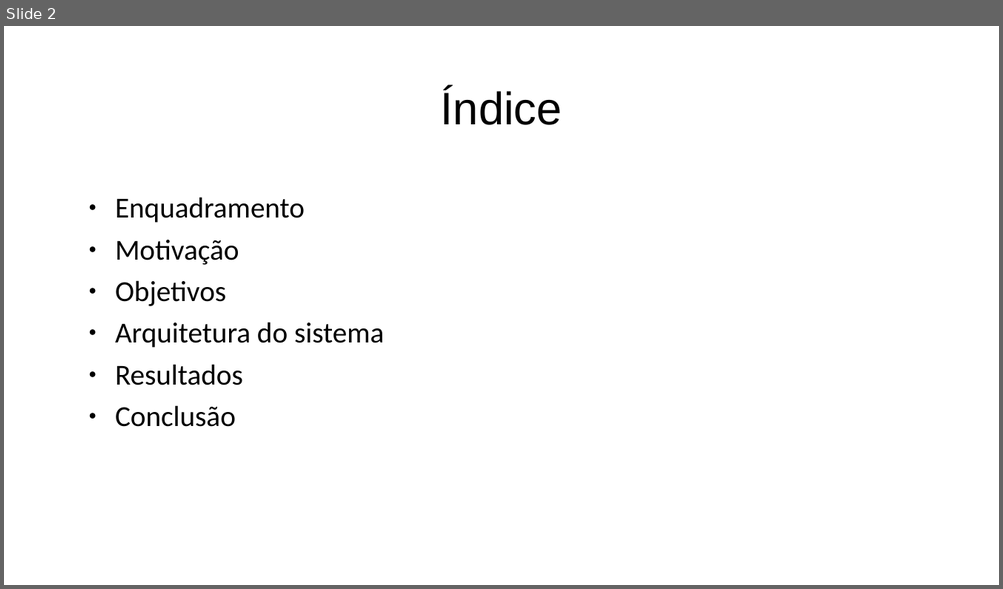
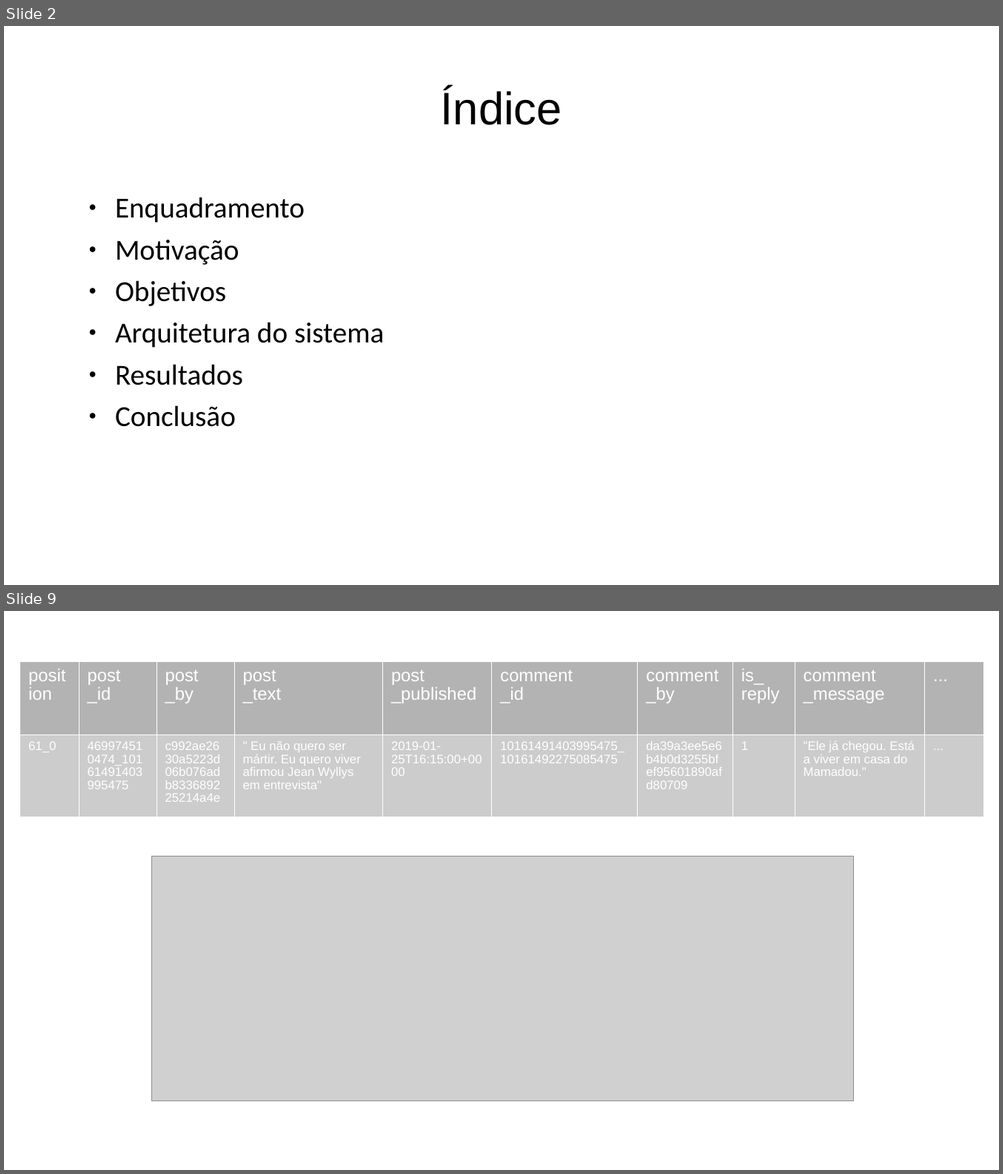
Before and after one commit to BrunoCarvalho017/LEI, a slide deck: Apresentacao/apr1.pptx. Shown one above the other, each under a label of ours: slide 2 before the commit, slides 2 and 9 after it; the slides between them are not shown. The pictures are 1003x589 and 1003x1174 pixels, drawn with LibreOffice and Linux fonts; fonts in the diff are those of the drawing; grey boxes stand for pictures. Boxes give left, top, right and bottom in pixels: in the first picture for what was removed or moved away, otherwise in the second. Text is boxed around its words. In the diff, an @@ line names an element or a change of style, - is before the commit and + after.

Commit message:
afd

```diff
--- a/Apresentacao/apr1.pptx
+++ b/Apresentacao/apr1.pptx
@@ slide 9 added at (4, 611, 999, 1170), background #FFFFFF @@
@@ table added at (20, 662, 984, 817), 2 rows, 10 columns @@
+position | post / _id | post / _by | post / _text | post / _published | comment / _id | comment_by | is_ / reply | comment / _message | ...
+61_0 | 469974510474_10161491403995475 | c992ae2630a5223d06b076adb833689225214a4e | " Eu não quero ser mártir. Eu quero viver afirmou Jean Wyllys em entrevista" | 2019-01-25T16:15:00+0000 | 10161491403995475_10161492275085475 | da39a3ee5e6b4b0d3255bfef95601890afd80709 | 1 | "Ele já chegou. Está a viver em casa do Mamadou." | ...
@@ picture added at (152, 857, 854, 1101) @@
```
Also in this commit, not shown: 1 slide changed, 8 other slides added.
